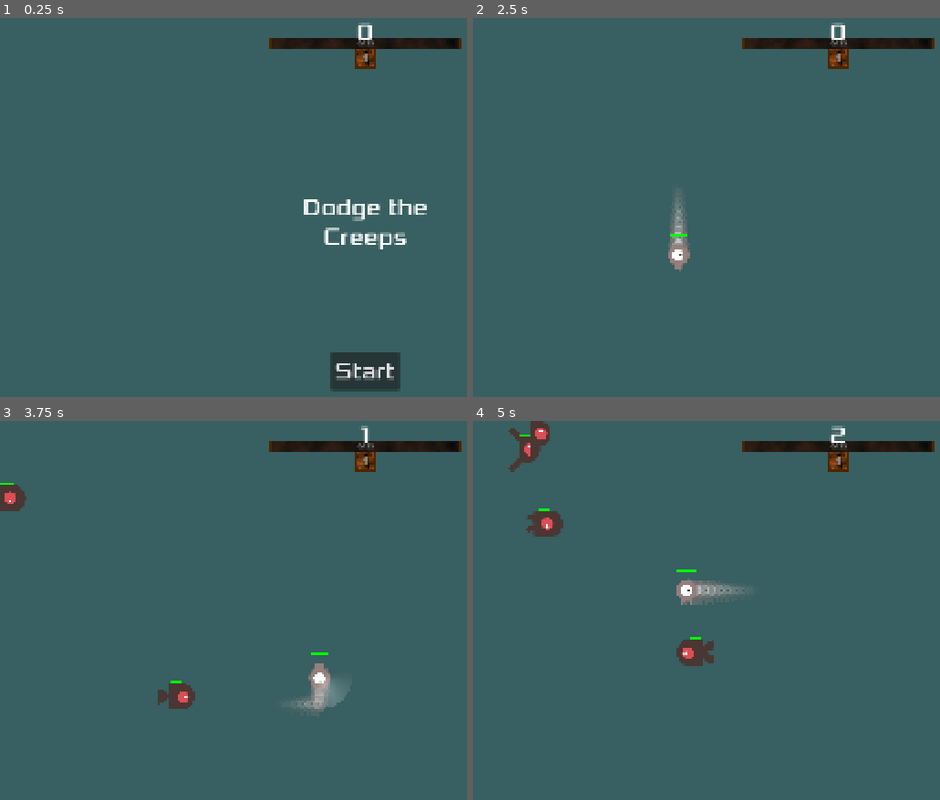
Above: before the commit, frames 1-4 (two rows, left to right).
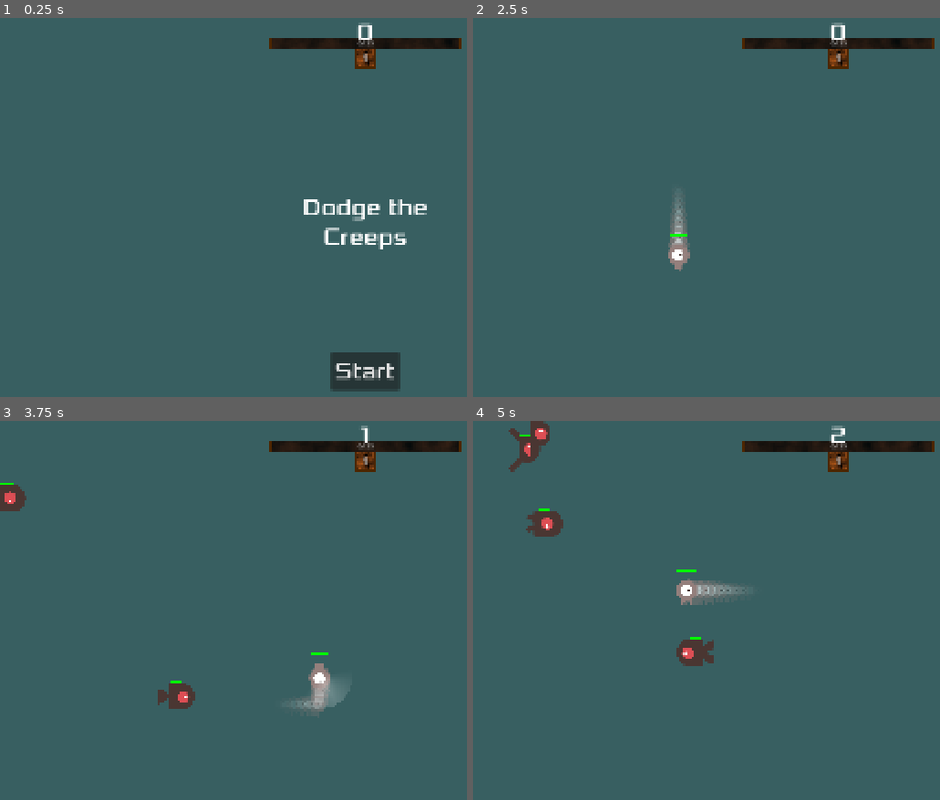
Above: after the commit, the same moments.

Repository: Wirless/dodge_the_creeps
Game: Godot game, scene res://main.tscn
The game is run twice, just before and just after one commit, with the same random seed, the same clock (stepped at 60 frames per second) and the same inputs.
Inputs (mouse positions are in pixels of both pictures, inside the frame that each line leads up to):
- Up to frame 1 (0.25 s): no input
- Up to frame 2 (2.5 s): click "Start" at 0.5 s; tap Enter at 1.25 s; move the mouse to (outside the picture) at 1.27 s; hold D (move_right) 1.28-2.03 s; click (outside the picture) at 1.35 s; move the mouse to (692, 241) at 2.02 s; hold S (move_down) from 2.03 s (still down); click (692, 241) at 2.1 s
- Up to frame 3 (3.75 s): move the mouse to (438, 534) at 2.77 s; release S (move_down) at 2.78 s; hold D (move_right) 2.78-3.53 s; click (438, 534) at 2.85 s; move the mouse to (326, 709) at 3.52 s; hold W (move_up) from 3.53 s (still down); click (326, 709) at 3.6 s
- Up to frame 4 (5 s): move the mouse to (outside the picture) at 4.27 s; release W (move_up) at 4.28 s; hold A (move_left) from 4.28 s (still down); click (outside the picture) at 4.35 s

The runs differ from the first frame. In frame 2, less than 0.1% of the frame differs, in the area x 70-98%, y 5-9%; in frame 3, less than 0.1%; in frame 4, less than 0.1%.

Commit message:
a
can u add like some form of slide of the exp bar so that the area inside is like movign to right so it feels like its moving

Diff:
--- a/exp_bar.gd
+++ b/exp_bar.gd
@@ -4,6 +4,8 @@
 var height = 30  # Height of exp bar
 var margin_top = 50  # Margin from top of screen
 var level_box_size = 50  # Size of the level display box
+var scroll_offset = 0.0  # For sliding animation
+var scroll_speed = 30.0  # Pixels per second
 
 # For the textures
 var rng = RandomNumberGenerator.new()
@@ -15,6 +17,13 @@
 	setup_noise_textures()
 	update_position()
 
+func _process(delta):
+	# Update scroll offset for sliding animation
+	scroll_offset += delta * scroll_speed
+	if scroll_offset >= width:
+		scroll_offset = 0
+	queue_redraw()
+
 func setup_noise_textures():
 	# For level box
 	var noise = FastNoiseLite.new()
@@ -25,13 +34,13 @@
 	noise_texture.width = level_box_size
 	noise_texture.height = level_box_size
 
-	# For exp bar - make it full width to avoid stretching
+	# For exp bar - make it twice the width for seamless scrolling
 	var exp_noise = FastNoiseLite.new()
 	exp_noise.noise_type = FastNoiseLite.TYPE_PERLIN
 	exp_noise.seed = randi()
-	exp_noise.frequency = 0.02  # Lower frequency for better wood effect
+	exp_noise.frequency = 0.02
 	exp_bar_noise.noise = exp_noise
-	exp_bar_noise.width = width
+	exp_bar_noise.width = width * 2  # Double width for scrolling
 	exp_bar_noise.height = height
 
 func update_position():
@@ -43,38 +52,41 @@
 
 func _draw():
 	# Draw base dark wood texture
-	var dark_wood = Color(0.2, 0.1, 0.05, 0.9)  # Very dark brown
-	draw_texture_rect(
+	var dark_wood = Color(0.2, 0.1, 0.05, 0.9)
+
+	# Draw scrolling background (dark)
+	var source_rect = Rect2(scroll_offset, 0, width, height)
+	draw_texture_rect_region(
 		exp_bar_noise,
 		Rect2(0, 0, width, height),
-		false,
+		source_rect,
 		dark_wood
 	)
 
-	# Draw the filled portion
+	# Draw the filled portion with scrolling
 	if exp_to_next > 0:
 		var exp_width = (width * current_exp) / exp_to_next
 		var progress = float(current_exp) / float(exp_to_next)
 
 		# Calculate brighter color based on progress
 		var fill_color = Color(
-			lerp(0.4, 0.8, progress),  # R: 0.4 to 0.8
-			lerp(0.2, 0.4, progress),  # G: 0.2 to 0.4
-			lerp(0.1, 0.2, progress),  # B: 0.1 to 0.2
+			lerp(0.4, 0.8, progress),
+			lerp(0.2, 0.4, progress),
+			lerp(0.1, 0.2, progress),
 			0.9
 		)
 
-		# Create a clipped region for the filled portion
-		var clip_rect = Rect2(0, 0, exp_width, height)
+		# Draw scrolling filled portion
+		var fill_source_rect = Rect2(scroll_offset, 0, exp_width, height)
 		draw_texture_rect_region(
 			exp_bar_noise,
-			clip_rect,
-			clip_rect,
+			Rect2(0, 0, exp_width, height),
+			fill_source_rect,
 			fill_color
 		)
 
 	# Draw border for exp bar
-	var border_color = Color(0.3, 0.15, 0.0)  # Dark brown border
+	var border_color = Color(0.3, 0.15, 0.0)
 	draw_rect(Rect2(0, 0, width, height), border_color, false, 2.0)
 
 	# Draw level box below the exp bar
